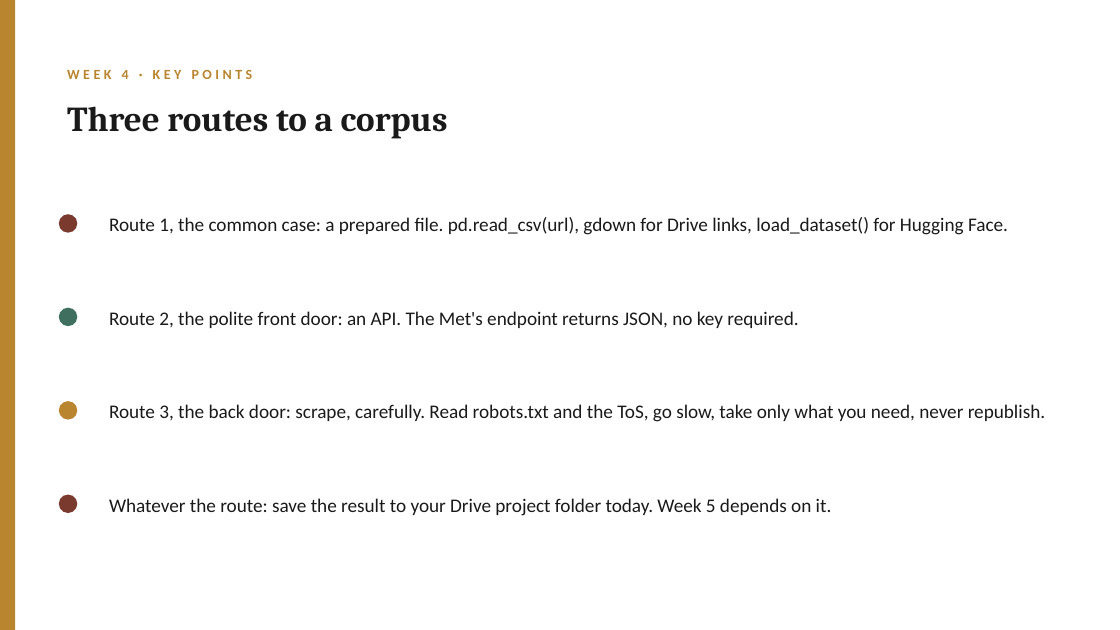
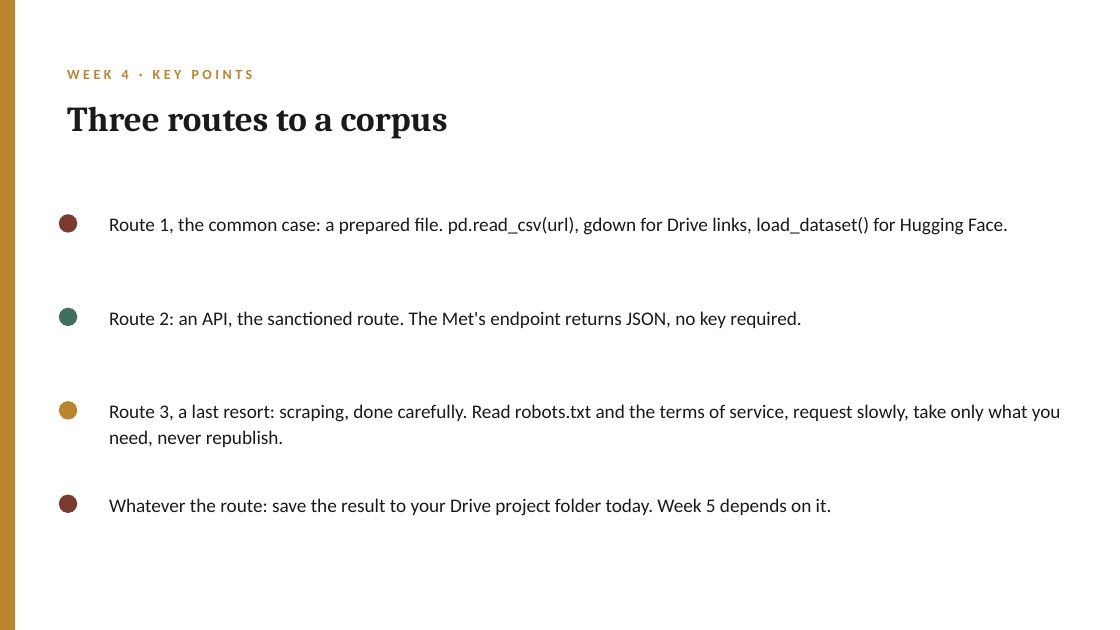
Before and after one commit to lucianli123/culture-as-data-2026, a slide deck: slide 6 of slides/pptx/week-04.pptx. Drawn at 1120x630 pixels with LibreOffice and Linux fonts; fonts in the diff are those of the drawing. Boxes give left, top, right and bottom in pixels: in the first picture for what was removed or moved away, otherwise in the second. Text is boxed around its words. In the diff, an @@ line names an element or a change of style, - is before the commit and + after.

```diff
--- a/slides/pptx/week-04.pptx
+++ b/slides/pptx/week-04.pptx
@@ text at [109,311,801,328]: text changed @@
-Route 2, the polite front door: an API. The Met's endpoint returns JSON, no key required.
+Route 2: an API, the sanctioned route. The Met's endpoint returns JSON, no key required.
@@ text at [109,404,1061,447]: text changed @@
-Route 3, the back door: scrape, carefully. Read robots.txt and the ToS, go slow, take only what you need, never republish.
+Route 3, a last resort: scraping, done carefully. Read robots.txt and the terms of service, request slowly, take only what you need, never republish.
```
Also in this commit, not shown: 4 other slides changed, 37 other files.
